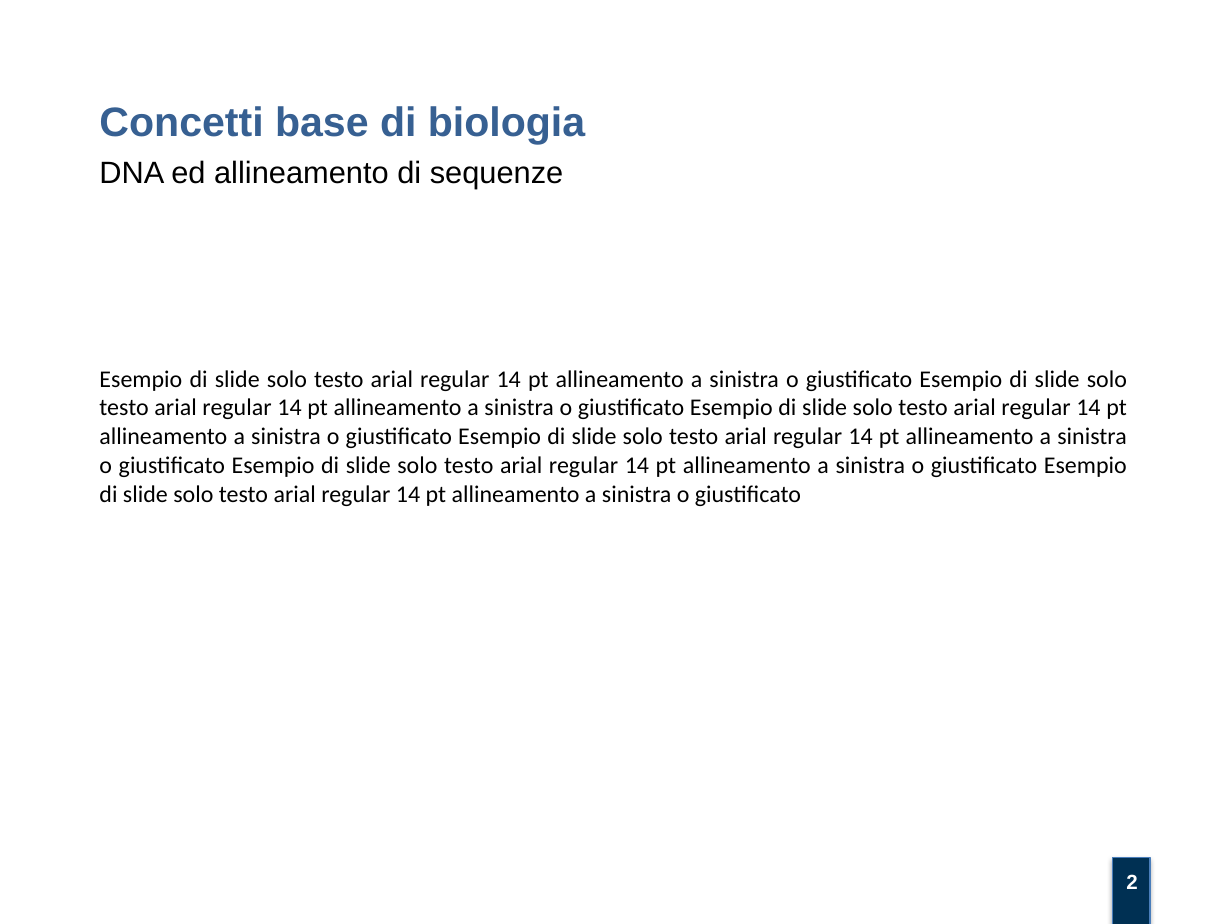
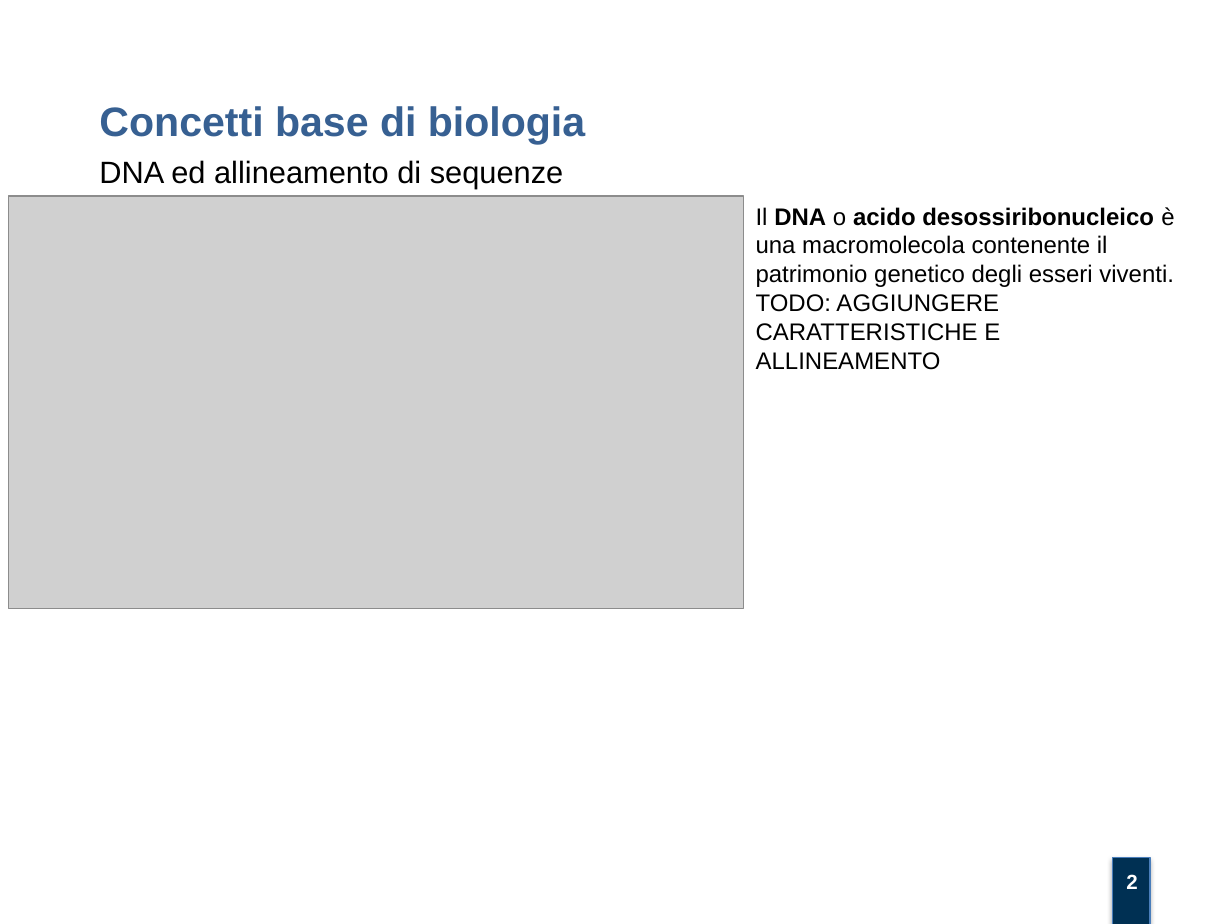
Before and after one commit to mtortoli/Thesis, a slide deck: slide 2 of Slide Tesi.pptx. Drawn at 1232x924 pixels with LibreOffice and Linux fonts; fonts in the diff are those of the drawing; grey boxes stand for pictures; background and template pictures are left out. Boxes give left, top, right and bottom in pixels: in the first picture for what was removed or moved away, otherwise in the second. Text is boxed around its words. In the diff, an @@ line names an element or a change of style, - is before the commit and + after.

Commit message:
wip slides

```diff
--- a/Slide Tesi.pptx
+++ b/Slide Tesi.pptx
@@ picture added at bbox=[9, 196, 743, 609] @@
@@ text added at bbox=[756, 207, 1174, 341], 14 pt, text #000000 @@
+Il DNA o acido desossiribonucleico è una macromolecola contenente il patrimonio genetico degli esseri viventi.
+TODO: AGGIUNGERE CARATTERISTICHE E ALLINEAMENTO
@@ text removed at bbox=[99, 370, 1127, 506] @@
-Esempio di slide solo testo arial regular 14 pt allineamento a sinistra o giustificato Esempio di slide solo testo arial regular 14 pt allineamento a sinistra o giustificato Esempio di slide solo testo arial regular 14 pt allineamento a sinistra o giustificato Esempio di slide solo testo arial regular 14 pt allineamento a sinistra o giustificato Esempio di slide solo testo arial regular 14 pt allineamento a sinistra o giustificato Esempio di slide solo testo arial regular 14 pt allineamento a sinistra o giustificato
```
